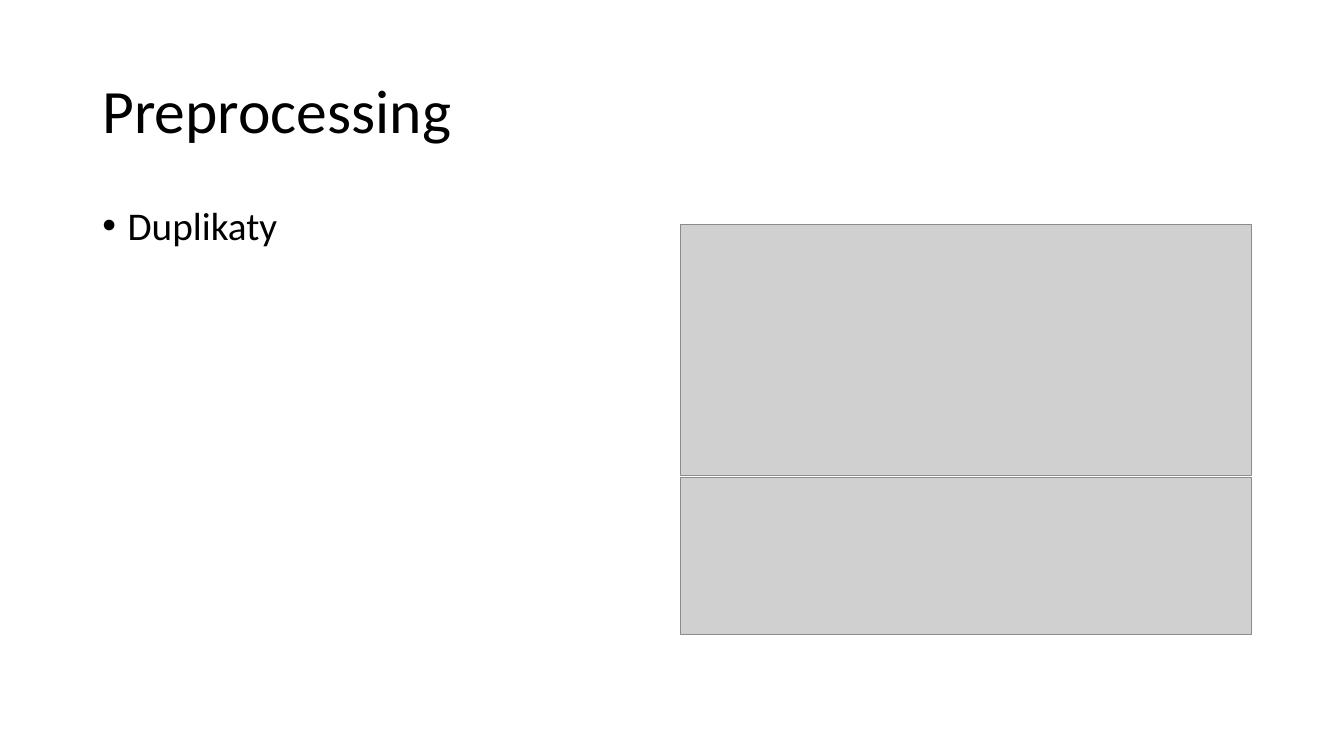
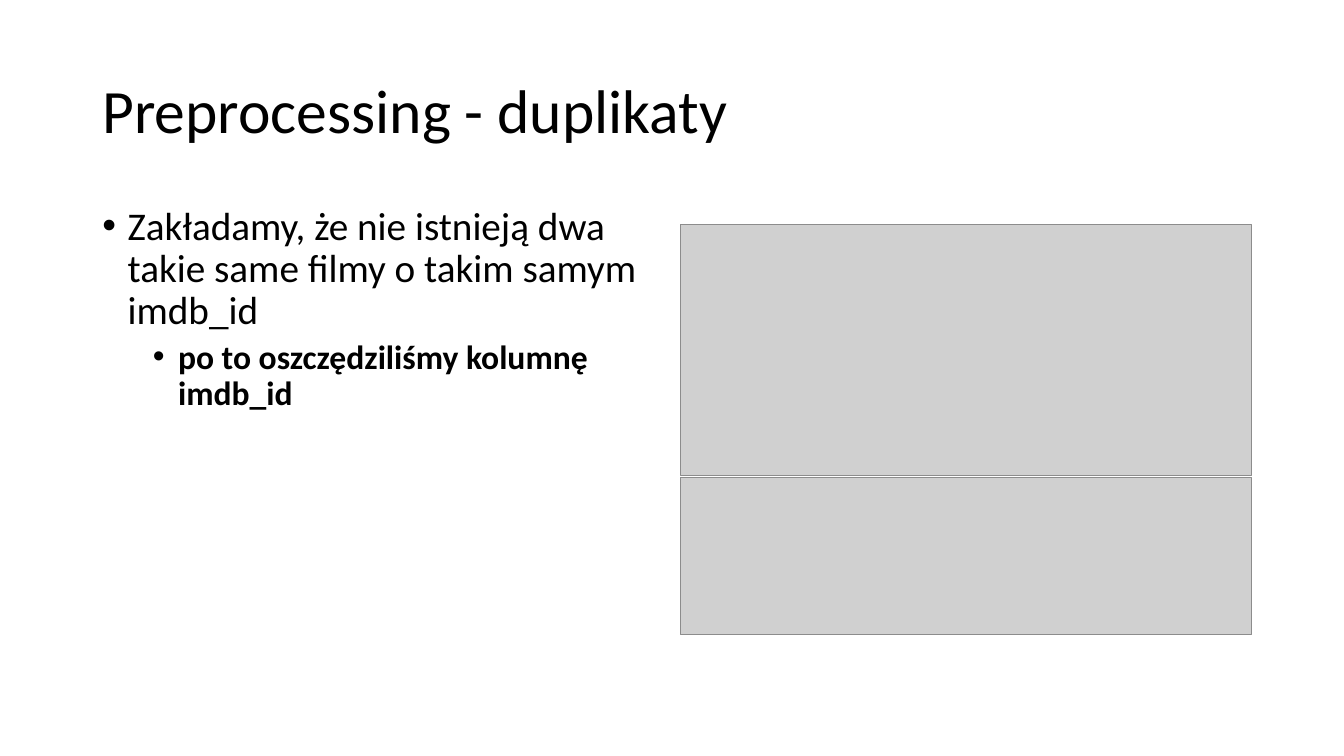
Before and after one commit to pgarwol/MovieRecommender, a slide deck: slide 8 of RekomendacjaFilmu.pptx (slide 9 before the commit). Drawn at 1344x756 pixels with LibreOffice and Linux fonts; fonts in the diff are those of the drawing; grey boxes stand for pictures. Boxes give left, top, right and bottom in pixels: in the first picture for what was removed or moved away, otherwise in the second. Text is boxed around its words. In the diff, an @@ line names an element or a change of style, - is before the commit and + after.

```diff
--- a/RekomendacjaFilmu.pptx
+++ b/RekomendacjaFilmu.pptx
@@ title at <box>102,90,728,144</box>: text changed @@
-Preprocessing
+Preprocessing - duplikaty
@@ text at <box>128,212,637,410</box>: text changed @@
-• Duplikaty
+• Zakładamy, że nie istnieją dwa takie same filmy o takim samym imdb_id
+  • po to oszczędziliśmy kolumnę imdb_id
```
Also in this commit, not shown: 7 other slides changed, 6 slides added, 7 slides removed.
